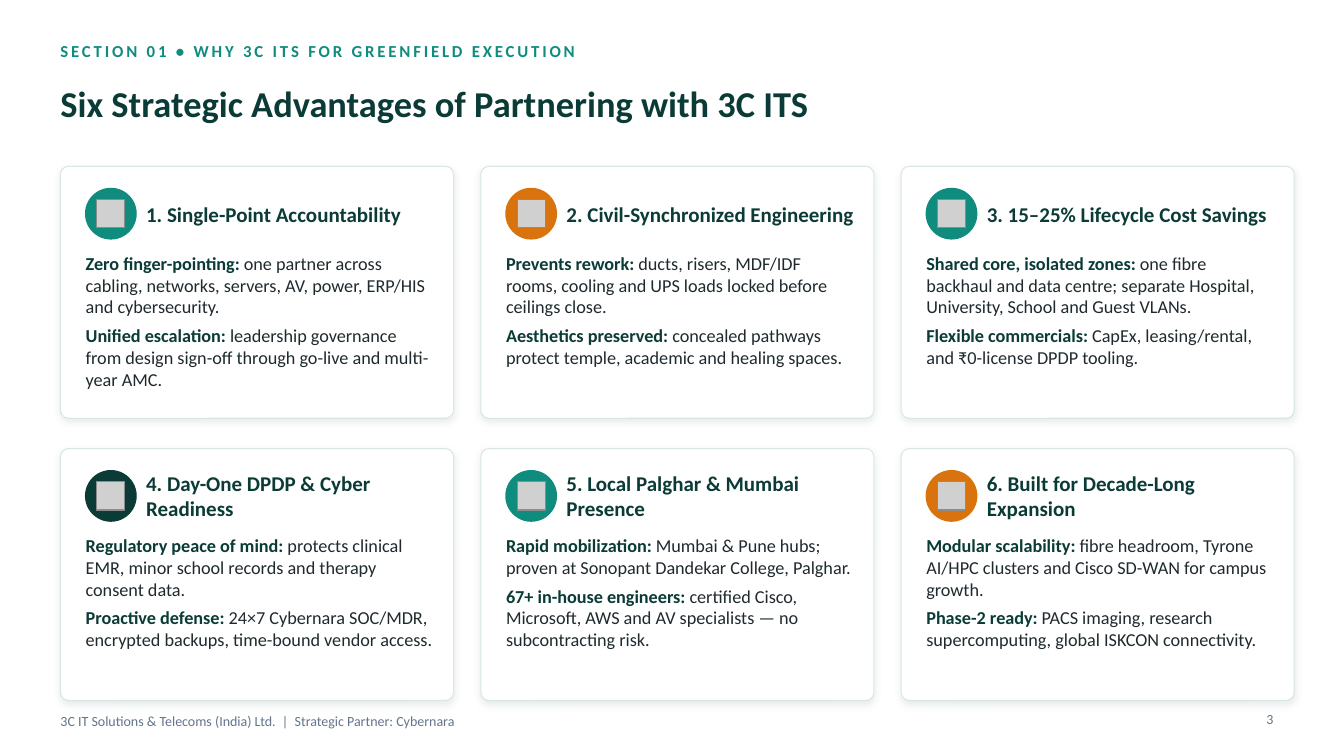
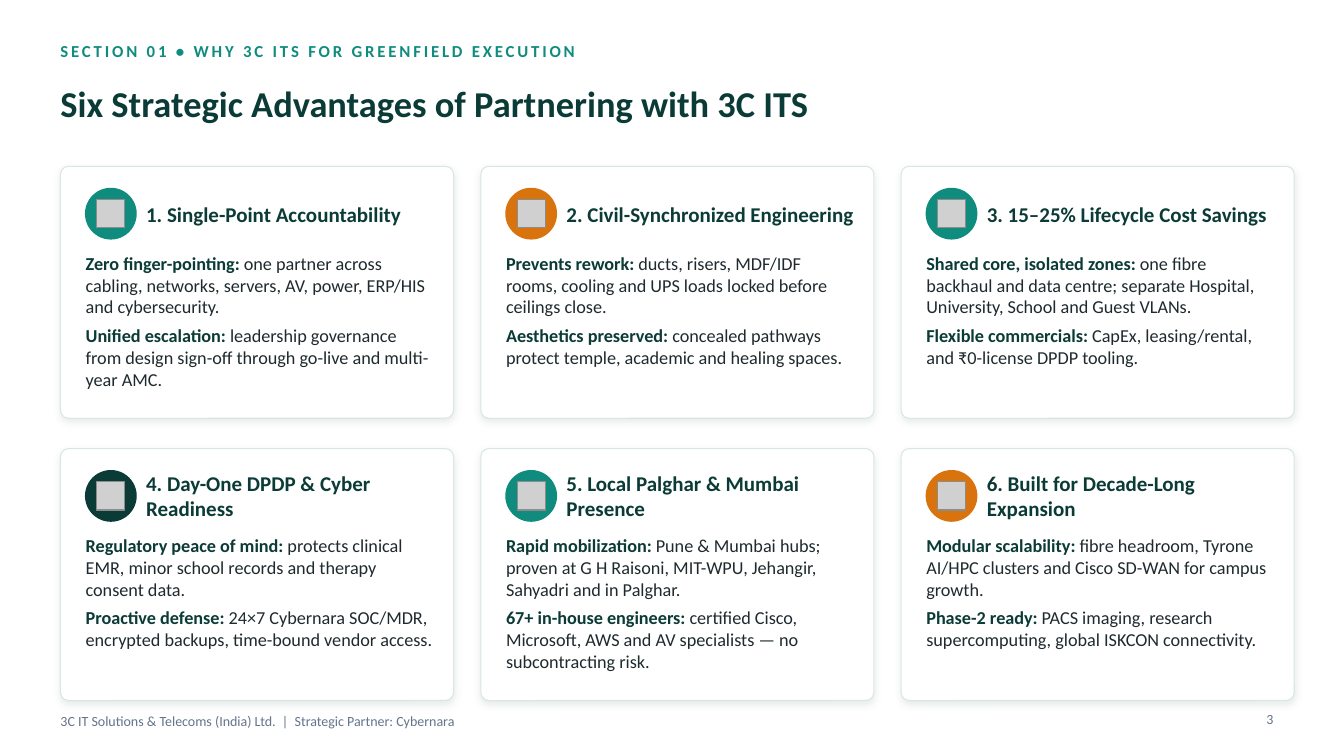
Before and after one commit to anilbhat2000-a11y/bhat, a slide deck: slide 3 of 3C_ITS_ISKCON_Palghar_Proposal.pptx. Drawn at 1344x756 pixels with LibreOffice and Linux fonts; fonts in the diff are those of the drawing; grey boxes stand for pictures; background and template pictures are left out. Boxes give left, top, right and bottom in pixels: in the first picture for what was removed or moved away, otherwise in the second. Text is boxed around its words. In the diff, an @@ line names an element or a change of style, - is before the commit and + after.

```diff
--- a/3C_ITS_ISKCON_Palghar_Proposal.pptx
+++ b/3C_ITS_ISKCON_Palghar_Proposal.pptx
@@ text at [506,539,820,599]: text changed @@
-• Rapid mobilization: Mumbai & Pune hubs; proven at Sonopant Dandekar College, Palghar.
+• Rapid mobilization: Pune & Mumbai hubs; proven at G H Raisoni, MIT-WPU, Jehangir, Sahyadri and in Palghar.
```
Also in this commit, not shown: 9 other slides changed, 3 slides added.
